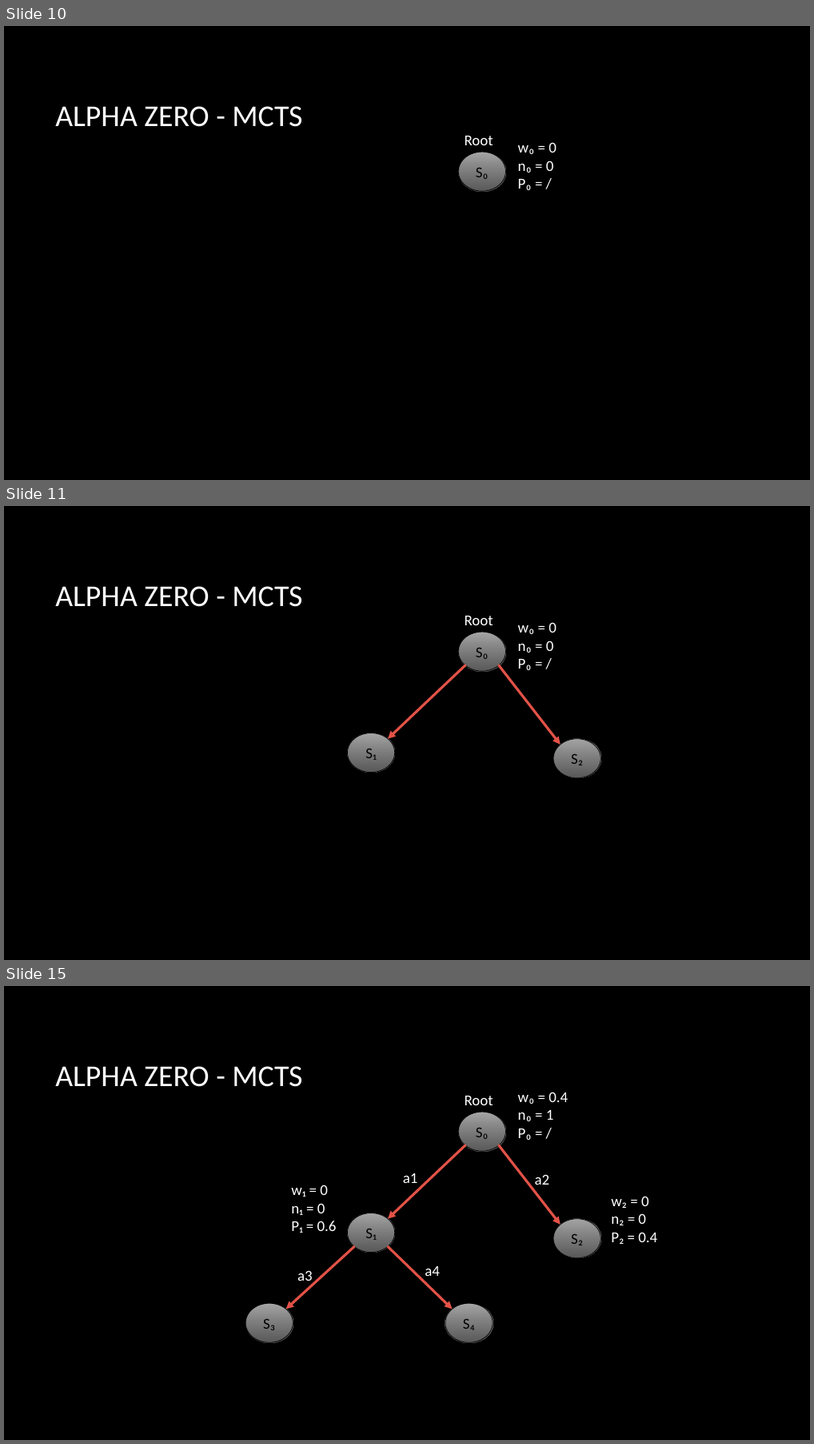
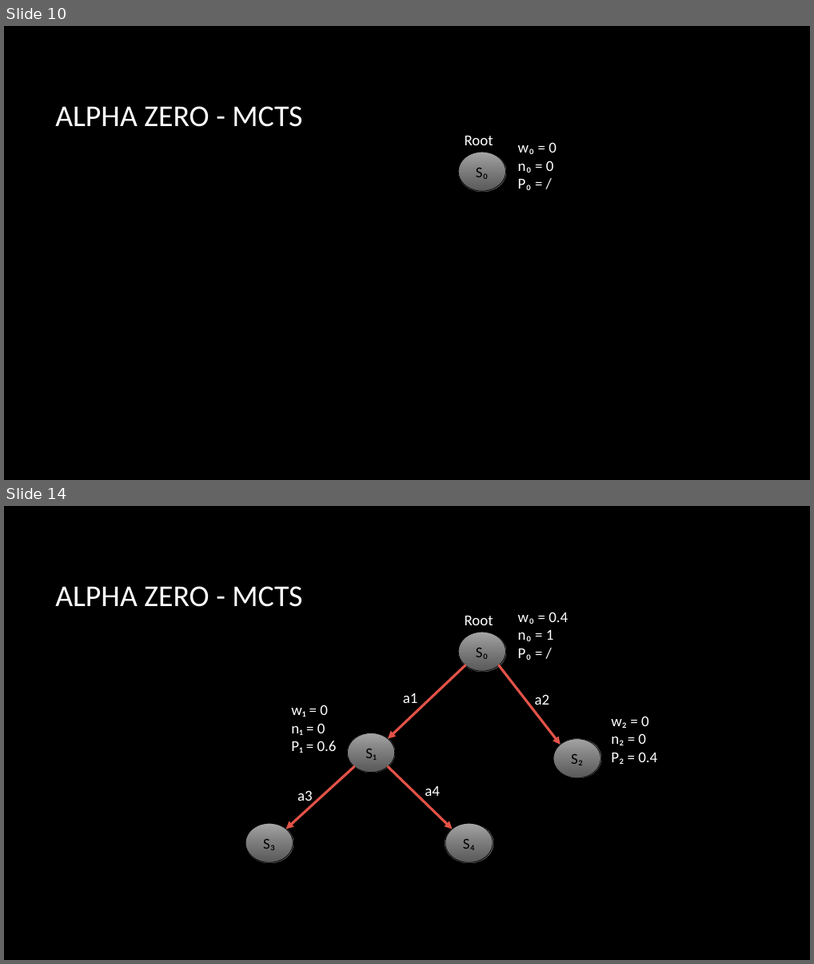
Before and after one commit to 1Preusse/ReinforcementLearningUPV, a slide deck: presentation/ChessEngines.pptx. Shown one above the other, each under a label of ours: slides 10, 11 and 15 before the commit, slides 10 and 14 after it; the slides between them are not shown. The pictures are 814x1444 and 814x964 pixels, drawn with LibreOffice and Linux fonts; fonts in the diff are those of the drawing; background and template pictures are left out. Boxes give left, top, right and bottom in pixels: in the first picture for what was removed or moved away, otherwise in the second. Text is boxed around its words. In the diff, an @@ line names an element or a change of style, - is before the commit and + after.

```diff
--- a/presentation/ChessEngines.pptx
+++ b/presentation/ChessEngines.pptx
@@ slide 11 removed at box(4, 506, 810, 960), background picture (left out) @@
@@ title removed at box(55, 586, 302, 607) @@
-ALPHA ZERO - MCTS
@@ text removed at box(465, 616, 494, 625) @@
-Root
@@ text removed at box(518, 622, 557, 670) @@
-w₀ = 0
-n₀ = 0
-P₀ = /
@@ ellipse removed at box(459, 632, 506, 671) @@
-S₀
@@ arrow removed from (466, 665) to (388, 739) @@
@@ arrow removed from (499, 665) to (561, 744) @@
@@ ellipse removed at box(348, 733, 394, 772) @@
-S₁
@@ ellipse removed at box(554, 739, 601, 778) @@
-S₂
@@ what was slide 15 is now slide 14 @@
```
Also in this commit, not shown: 5 slides changed, 1 other slide removed.
